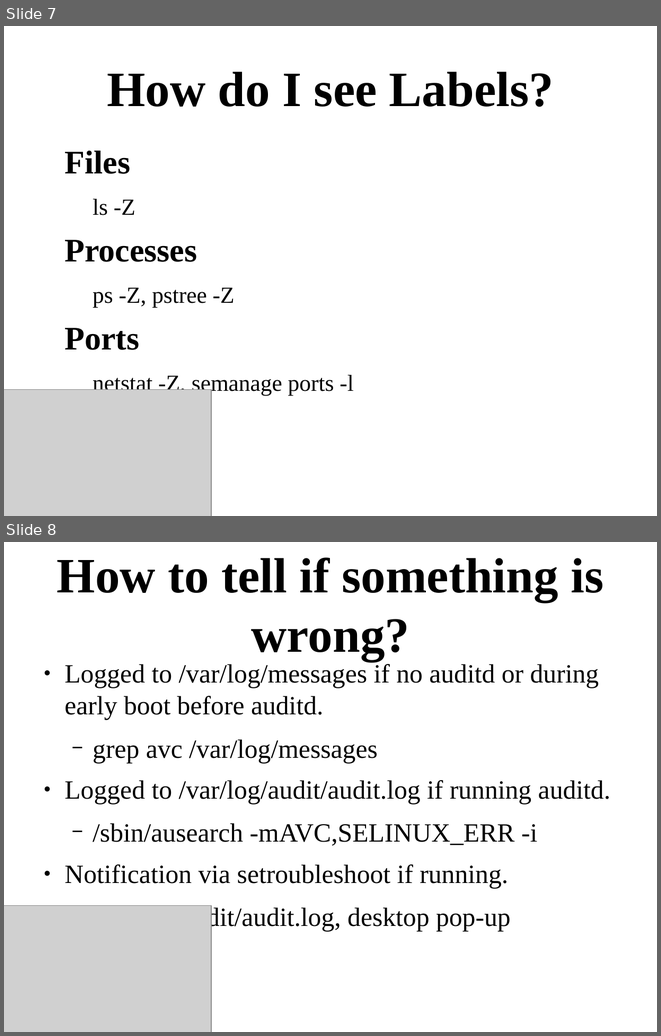
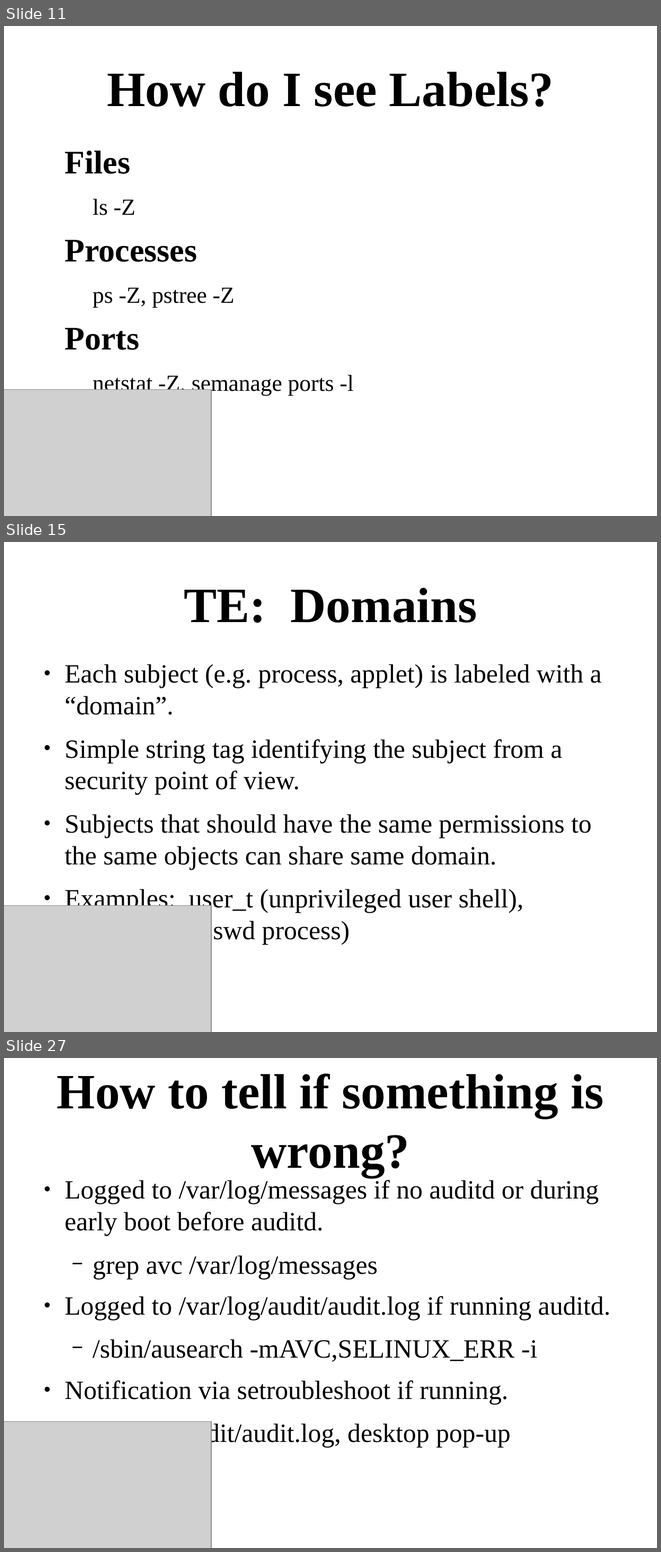
Before and after one commit to Frodox/SELinux-USNA-20150427, a slide deck: SELinux-USNA-20150427.odp. Shown one above the other, each under a label of ours: slides 7 and 8 before the commit, slides 11, 15 and 27 after it; the slides between them are not shown. The pictures are 661x1036 and 661x1552 pixels, drawn with LibreOffice and Linux fonts; fonts in the diff are those of the drawing; grey boxes stand for pictures. Boxes give left, top, right and bottom in pixels: in the first picture for what was removed or moved away, otherwise in the second. Text is boxed around its words. In the diff, an @@ line names an element or a change of style, - is before the commit and + after.

```diff
--- a/SELinux-USNA-20150427.odp
+++ b/SELinux-USNA-20150427.odp
@@ slide 15 added at (x1=4, y1=542, x2=657, y2=1032), background #FFFFFF @@
@@ title added at (x1=184, y1=588, x2=477, y2=623), 60 pt, text #000000, bold @@
+TE: Domains
@@ text added at (x1=64, y1=664, x2=602, y2=944), 32 pt, text #000000 @@
+● Each subject (e.g. process, applet) is labeled with a “domain”.
+● Simple string tag identifying the subject from a security point of view.
+● Subjects that should have the same permissions to the same objects can share same domain.
+● Examples: user_t (unprivileged user shell), passwd_t (passwd process)
@@ picture added at (x1=4, y1=905, x2=211, y2=1032) @@
@@ what was slide 7 is now slide 11 @@
@@ what was slide 8 is now slide 27 @@
```
Also in this commit, not shown: 2 slides changed, 26 other slides added, 1 slide removed.
